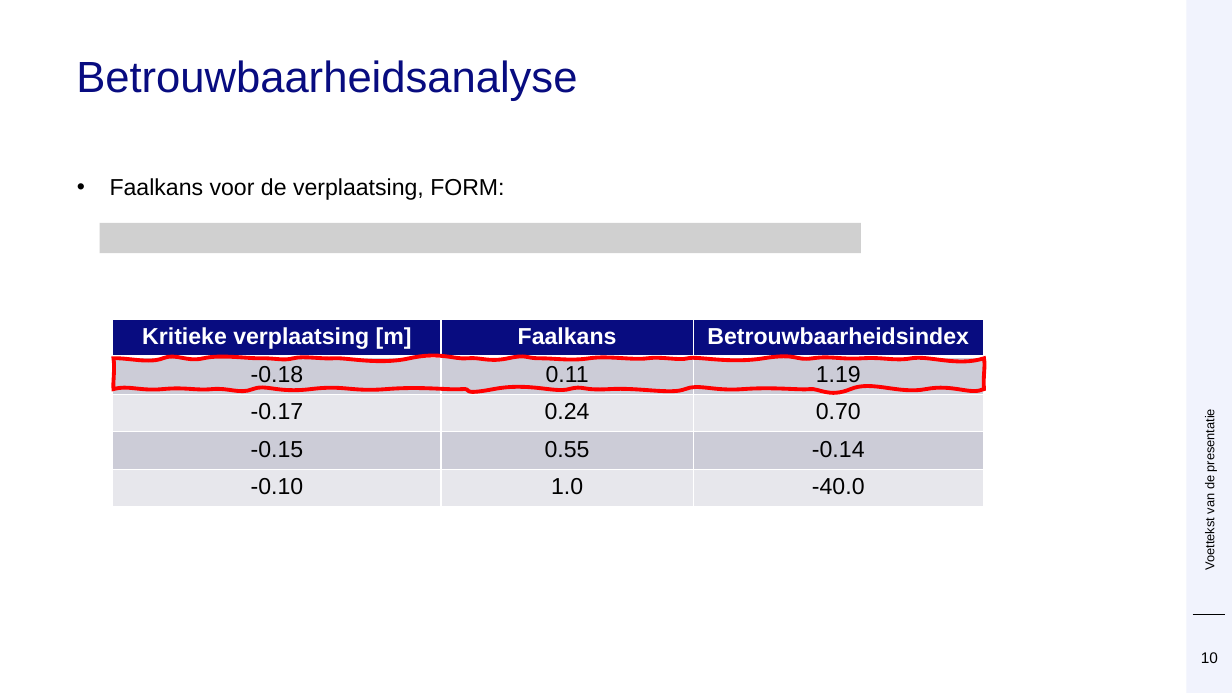
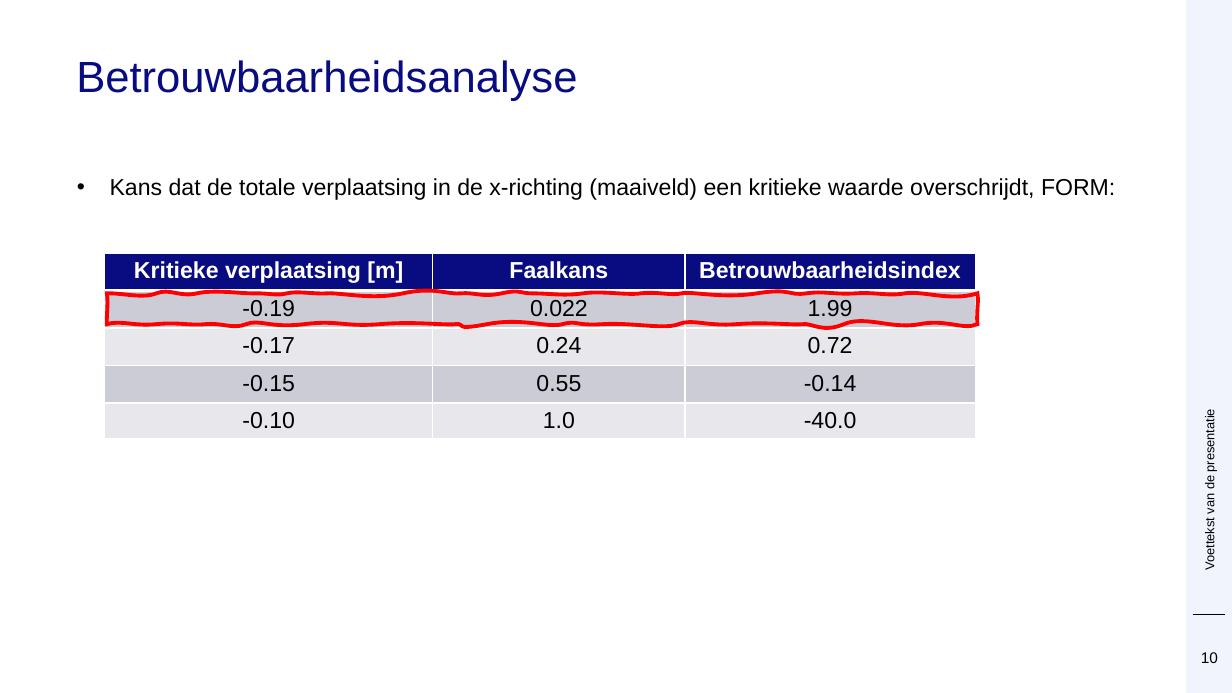
Before and after one commit to Deltares/ProbabilisticLibrary, a slide deck: slide 10 of sources/Deltares.Probabilistic.PWrapper.Examples/kratos/Prob Kratos DSD.pptx. Drawn at 1232x693 pixels with LibreOffice and Linux fonts; fonts in the diff are those of the drawing; grey boxes stand for pictures; background and template pictures are left out. Boxes give left, top, right and bottom in pixels: in the first picture for what was removed or moved away, otherwise in the second. Text is boxed around its words. In the diff, an @@ line names an element or a change of style, - is before the commit and + after.

```diff
--- a/sources/Deltares.Probabilistic.PWrapper.Examples/kratos/Prob Kratos DSD.pptx
+++ b/sources/Deltares.Probabilistic.PWrapper.Examples/kratos/Prob Kratos DSD.pptx
@@ text at <box>110,178,1115,200</box>: text changed @@
-• Faalkans voor de verplaatsing, FORM:
+• Kans dat de totale verplaatsing in de x-richting (maaiveld) een kritieke waarde overschrijdt, FORM:
@@ picture removed at <box>100,223,861,253</box> @@
@@ table at <box>104,253,975,440</box> @@
-row 2: -0.18 | 0.11 | 1.19
+row 2: -0.19 | 0.022 | 1.99
-row 3, column 3: 0.70
+row 3, column 3: 0.72
@@ table: place and size @@
-table at <box>113,319,983,506</box>
+table at <box>104,253,975,440</box>
@@ freeform shape: place and size @@
-freeform shape at <box>114,359,984,389</box>
+freeform shape at <box>107,293,978,323</box>
```
Also in this commit, not shown: 9 other slides changed, 1 slide removed, 2 other files.
